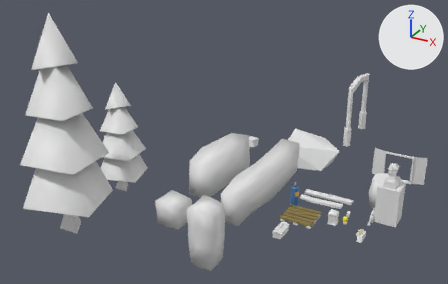
The Blender file Assets/Models/Map/Props.blend, before and after one commit.
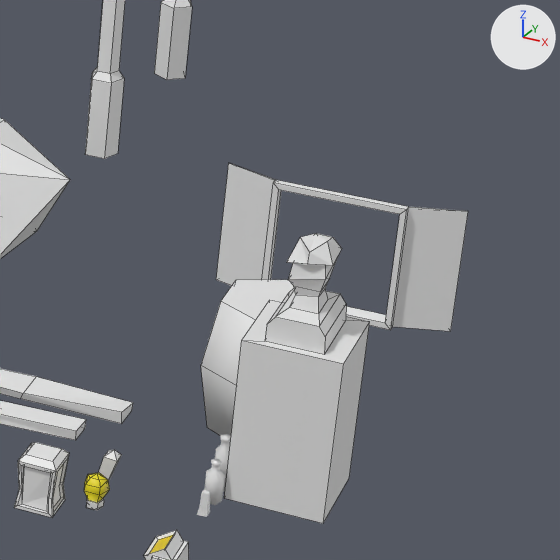
Each version is shown whole from a 50 mm camera at (96.5, -242.3, 147.4) aimed at (-38.9, 3.8, 24.4), then close up on the part from 72% to 100% of the width and 39% to 83% of the height. Lighting does not change. The marker at upper right points along +X, +Y and +Z. The close-ups show mesh edges as thin lines.

The older version as bpy lines, for what is in view:
```python
me_cube_001 = bpy.data.meshes.new('Cube.001')
me_cube_001.from_pydata(...)  # 12 vertices, 10 faces; spans x -3.2..17.9, y -1.8..1.9, z -0.2..1.2
me_cylinder_001 = bpy.data.meshes.new('Cylinder.001')
me_cylinder_001.from_pydata(...)  # 52 vertices, 48 faces; spans x -2.1..2.2, y -1.9..32.0, z 0.0..37.5
# faces by material slot: [26, 22]
me_cylinder_001.materials.append(mat_material_001)  # white #e7e7e7
me_cylinder_001.materials.append(mat_material)  # white #e7e7e7
me_cylinder_005 = bpy.data.meshes.new('Cylinder.005')
me_cylinder_005.from_pydata(...)  # 30 vertices, 35 faces; spans x -1.31..1.31, y -1.12..1.38, z -0.33..3.9
# faces by material slot: [20, 15]
me_cylinder_005.materials.append(mat_light_001)  # yellow #e7d817
me_cylinder_005.materials.append(mat_metal)  # white #e7e7e7
ob_lightbulb = bpy.data.objects.new('LightBulb', me_cylinder_005)
ob_lightbulb.location = (27.0, -2.0, 0.0)
ob_plank1 = bpy.data.objects.new('Plank1', me_cube_001)
ob_plank1.location = (3.1, 11.2, -0.1)
ob_traintopline = bpy.data.objects.new('TrainTopLine', me_cylinder_001)
ob_traintopline.location = (-1.0, 83.0, 0.0)
# also in view: 'SpotLight' at (36.2, -8.2, 0.4); 'Plank2' at (12.0, 17.5, 0.4); 'HeadStatue' at (43.0, 11.0, 14.3); 'Barrel' at (37.0, 22.0, 7.5); 'Rock' at (-14.2, 61.1, 1.6)
```
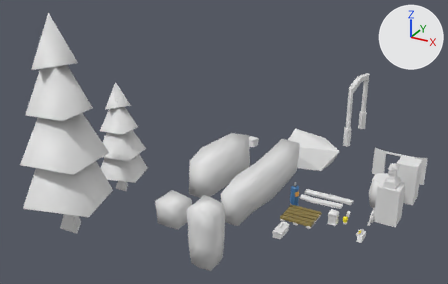
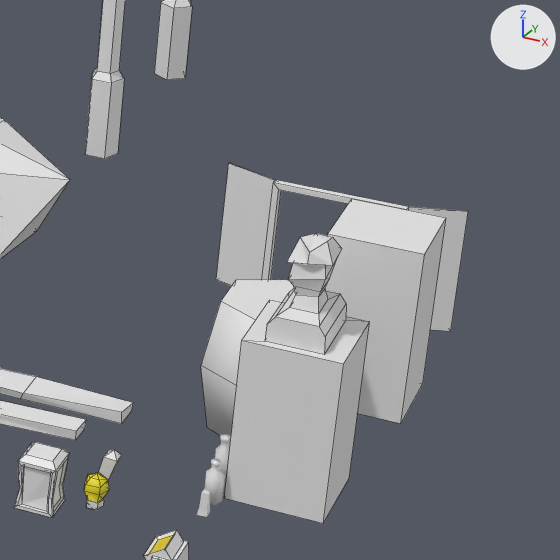
The change, as a list of edits to the scene's bpy script:
```text
Add me_cube_016:
    me_cube_016.from_pydata(...)  # a box spanning x 0.0..10.0, y 0.0..20.0, z -10.0..0.0
Add ob_coalbattery:
    ob_coalbattery = bpy.data.objects.new('CoalBattery', me_cube_016)
    ob_coalbattery.location = (40.0, 30.0, 0.0)
    ob_coalbattery.rotation_euler = (1.571, 0.0, 0.0)  # degrees (90, 0, 0)
```

What differs and where, as boxes (x1, y1, x2, y2) in the close-ups (560 x 560 px):
'CoalBattery', added: after (325, 199, 446, 424)
